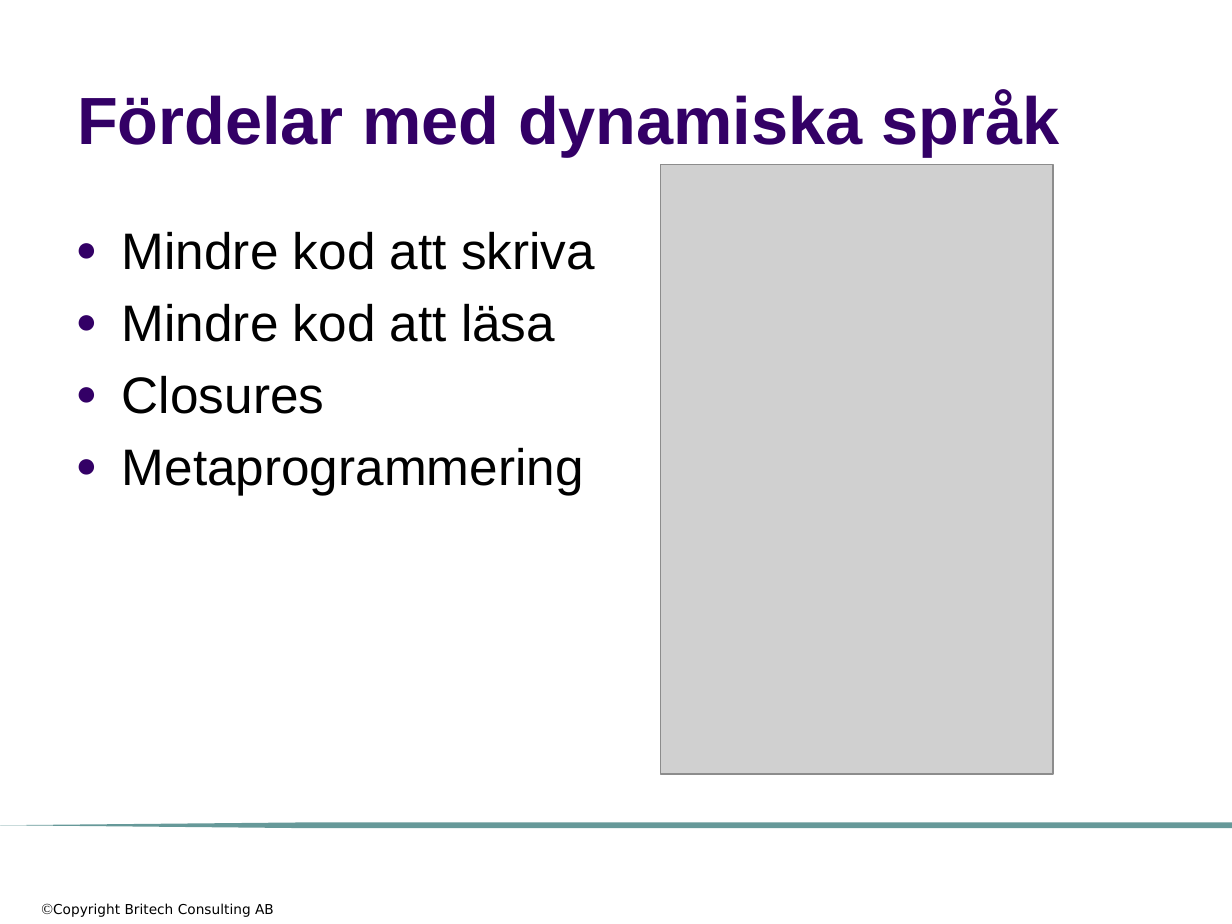
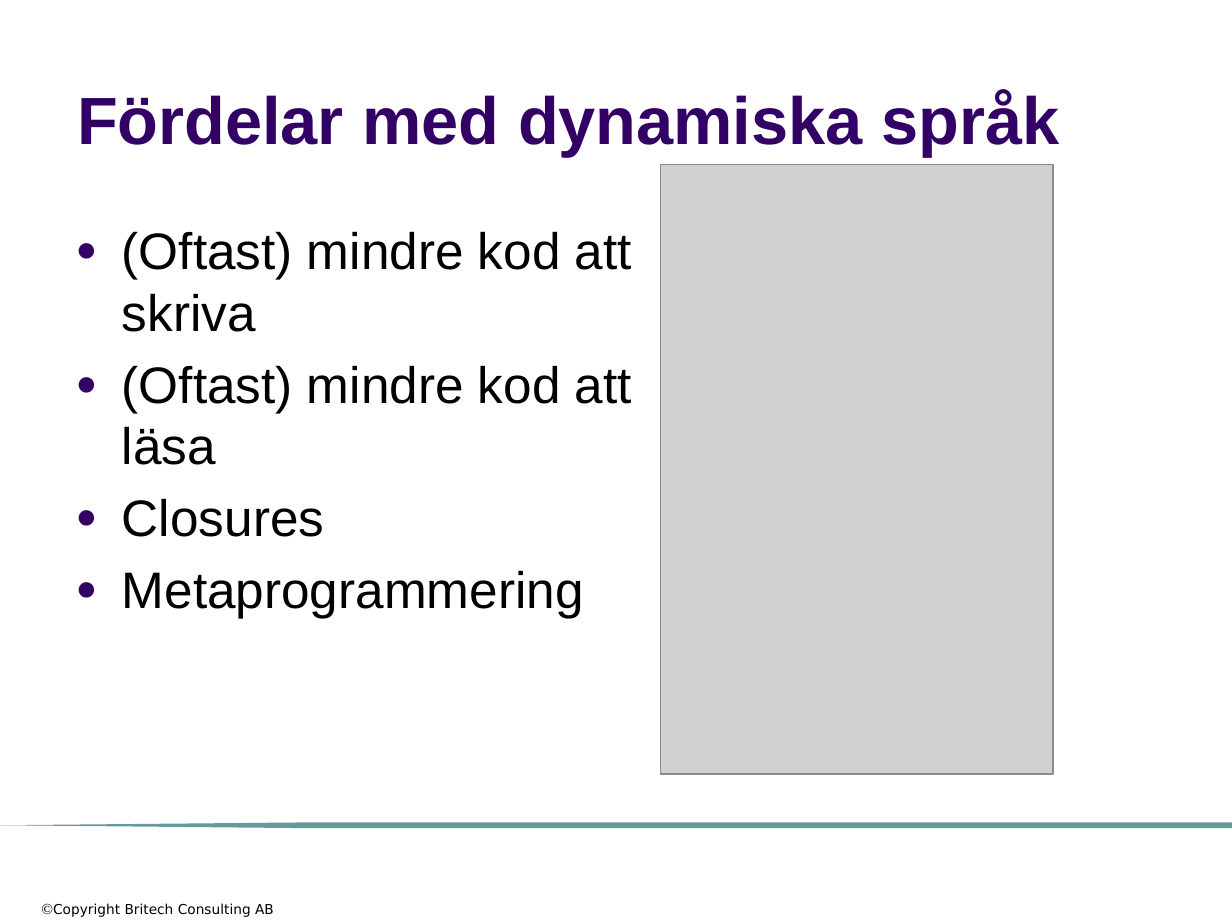
Before and after one commit to me97esn/groovyseminarium, a slide deck: slide 11 of groovyseminarie/dokument/groovyseminarium_source_w_logo.pptx (slide 10 before the commit). Drawn at 1232x924 pixels with LibreOffice and Linux fonts; fonts in the diff are those of the drawing; grey boxes stand for pictures; background and template pictures are left out. Boxes give left, top, right and bottom in pixels: in the first picture for what was removed or moved away, otherwise in the second. Text is boxed around its words. In the diff, an @@ line names an element or a change of style, - is before the commit and + after.

```diff
--- a/groovyseminarie/dokument/groovyseminarium_source_w_logo.pptx
+++ b/groovyseminarie/dokument/groovyseminarium_source_w_logo.pptx
@@ text at (x1=122, y1=231, x2=632, y2=465): text changed @@
-● Mindre kod att skriva
-● Mindre kod att läsa
+● (Oftast) mindre kod att skriva
+● (Oftast) mindre kod att läsa
```
Also in this commit, not shown: 7 other slides changed, 1 slide added, 3 slides removed, 5 other files.
